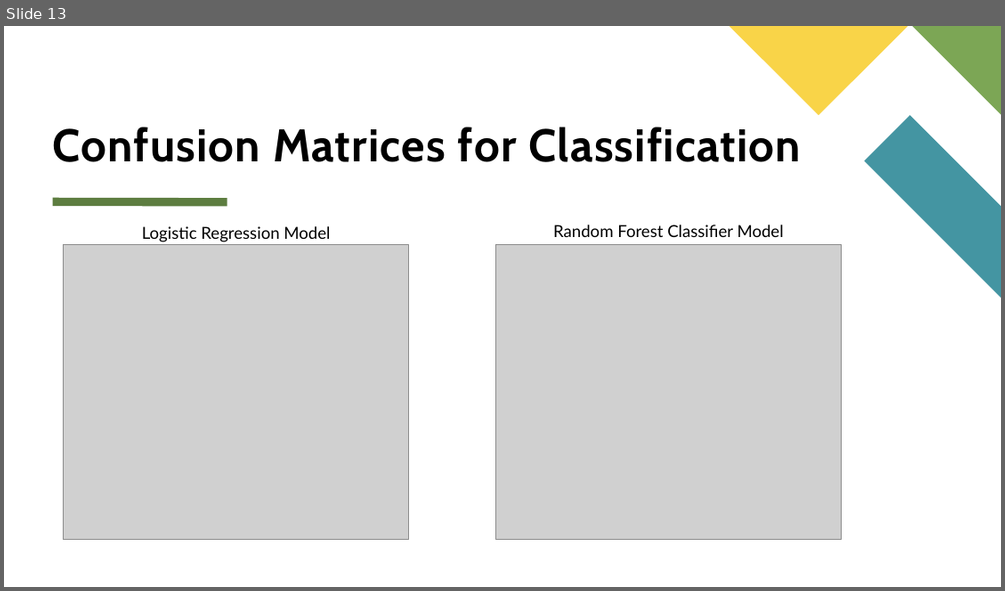
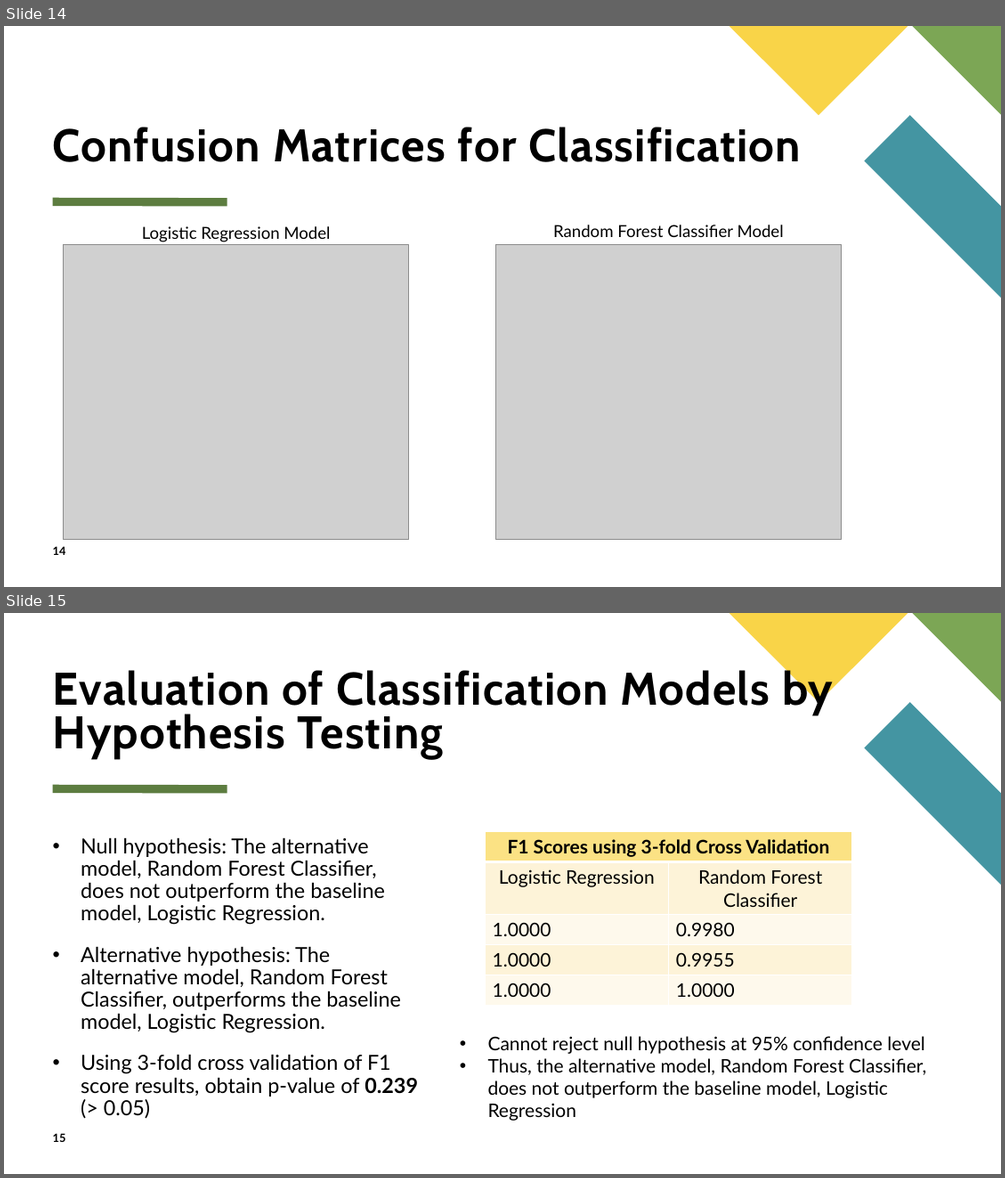
Before and after one commit to kstickmueller/CIS731-finalproject, a slide deck: Determing Customer Valuableness CIS731 Final Project.pptx. Shown one above the other, each under a label of ours: slide 13 before the commit, slides 14 and 15 after it. The pictures are 1005x591 and 1005x1178 pixels, drawn with LibreOffice and Linux fonts; fonts in the diff are those of the drawing; grey boxes stand for pictures. Boxes give left, top, right and bottom in pixels: in the first picture for what was removed or moved away, otherwise in the second. Text is boxed around its words. In the diff, an @@ line names an element or a change of style, - is before the commit and + after.

```diff
--- a/Determing Customer Valuableness CIS731 Final Project.pptx
+++ b/Determing Customer Valuableness CIS731 Final Project.pptx
@@ slide 15 added at bbox=[4, 613, 1001, 1174], background #FFFFFF; not listed: 4 template elements that a slide beside it also shows @@
@@ title added at bbox=[53, 666, 833, 758], 44 pt, text #000000, bold @@
+Evaluation of Classification Models by Hypothesis Testing
@@ text added at bbox=[81, 837, 418, 1119], 20 pt, text #000000 @@
+• Null hypothesis: The alternative model, Random Forest Classifier, does not outperform the baseline model, Logistic Regression.
+• Alternative hypothesis: The alternative model, Random Forest Classifier, outperforms the baseline model, Logistic Regression.
+• Using 3-fold cross validation of F1 score results, obtain p-value of 0.239 (> 0.05)
@@ table added at bbox=[485, 832, 853, 1005], 5 rows, 2 columns @@
+F1 Scores using 3-fold Cross Validation | 
+Logistic Regression | Random Forest Classifier
+1.0000 | 0.9980
+1.0000 | 0.9955
+1.0000 | 1.0000
@@ text added at bbox=[488, 1036, 926, 1120], 18 pt, text #000000 @@
+• Cannot reject null hypothesis at 95% confidence level
+• Thus, the alternative model, Random Forest Classifier, does not outperform the baseline model, Logistic Regression
@@ page number added at bbox=[53, 1133, 66, 1142], 11 pt, text #000000, bold @@
+15
@@ what was slide 13 is now slide 14 @@
@@ slide 14 changed as well @@
@@ page number added at bbox=[53, 546, 66, 555], 11 pt, text #000000, bold @@
+14
```
Also in this commit, not shown: 14 other slides changed, 1 other slide added, 1 other file.
